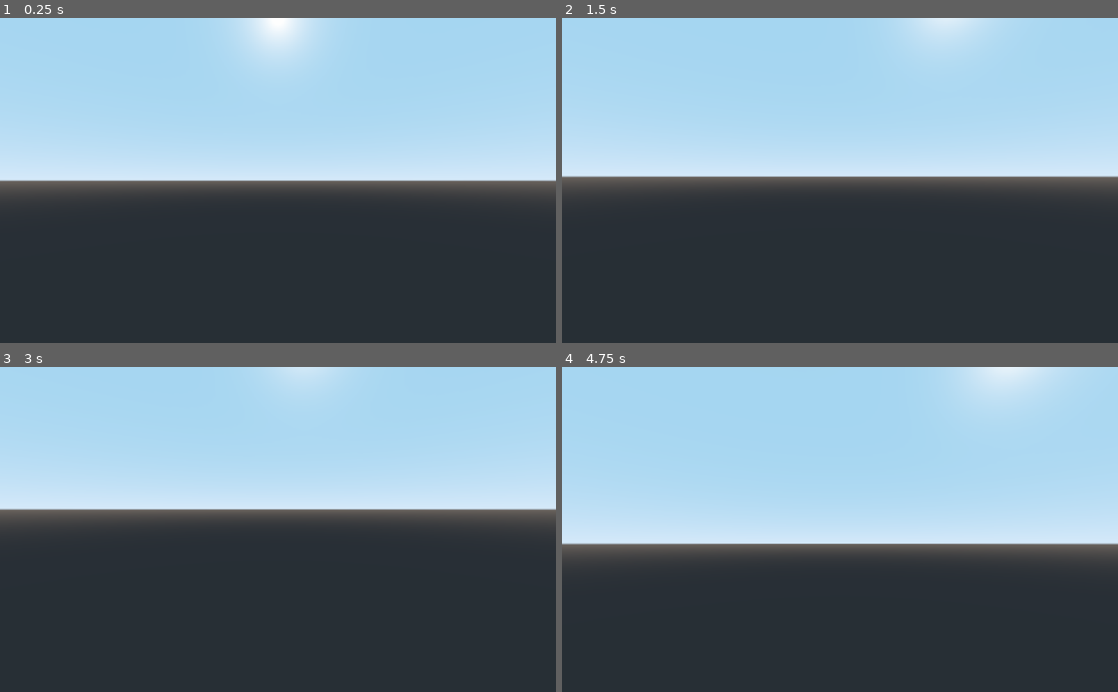
Above: before the commit, frames 1-4 (two rows, left to right).
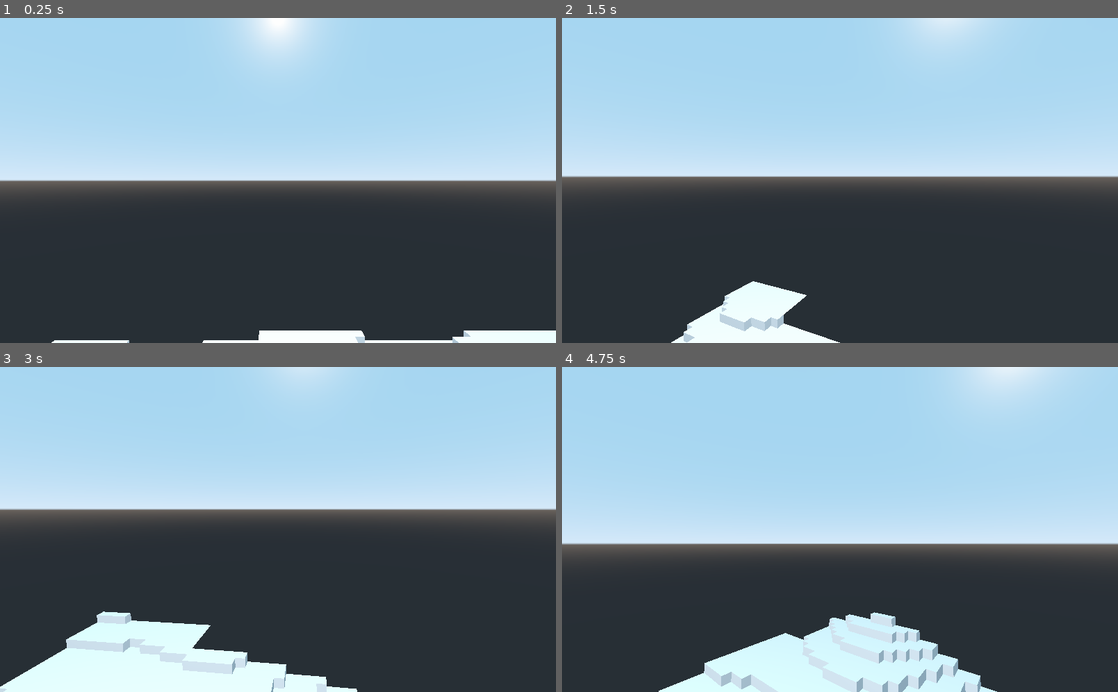
Above: after the commit, the same moments.

Repository: navett52/GodotProceduralCubeTerrain
Game: Godot game, scene res://ProceduralCubes.tscn
Same seed, same stepped clock (60 frames per second), same inputs: the game is played once before the commit and once after it.
Inputs (mouse positions are in pixels of both pictures, inside the frame that each line leads up to):
- Up to frame 1 (0.25 s): no input
- Up to frame 2 (1.5 s): tap Enter at 0.5 s; move the mouse to (867, 180) at 0.52 s; hold Up (ui_up) from 0.53 s (still down); click (867, 180) at 0.67 s; move the mouse to (812, 180) at 1.27 s
- Up to frame 3 (3 s): keep holding Up (ui_up); move the mouse to (289, 523) at 2.02 s; tap Space at 2.75 s; move the mouse to (272, 536) at 2.77 s; click (272, 536) at 2.92 s
- Up to frame 4 (4.75 s): keep holding Up (ui_up); move the mouse to (878, 532) at 3.52 s; move the mouse to (795, 526) at 4.27 s

The runs differ from the first frame. In frame 1, 1.7% of the frame differs, in the area x 9-100%, y 96-100%; in frame 2, 3.0%; in frame 3, 8.3%; in frame 4, 8.5%, in the area x 17-79%, y 75-100%.
Error before the commit: Parse Error: Variable "i" already defined in the scope (at line 57). (res://WorldGenerator.gd:98)

Commit message:
Working dynamic generation and chunk mesh generation.

Diff:
--- a/Chunk.gd
+++ b/Chunk.gd
@@ -26,6 +26,7 @@
 	var verts = []
 	var tris = []
 	var uvs = []
+	var normals = []
 
 	for x in range(1, chunkWidth + 1):
 		for z in range(1, chunkWidth + 1):
@@ -36,12 +37,11 @@
 
 					# Create the top face if there is air above the block.
 					if y < chunkHeight - 1 && blocks[_blocksKey(x, y + 1, z)] == WorldGenerationGlobals.BlockType.AIR:
-						var pos1 = blockPos + Vector3(0, 1, 0)
-						var pos2 = blockPos + Vector3(0, 1, 1)
-						var pos3 = blockPos + Vector3(1, 1, 1)
-						var pos4 = blockPos + Vector3(1, 1, 0)
+						var pos1 = blockPos + Vector3(1, 1, 0) # D
+						var pos2 = blockPos + Vector3(1, 1, 1) # C
+						var pos3 = blockPos + Vector3(0, 1, 1) # B
+						var pos4 = blockPos + Vector3(0, 1, 0) # A
 						addQuad(pos1, pos2, pos3, pos4)
-						numFaces += 1
 
 						for uv in WorldGenerationGlobals.blocks[blocks[_blocksKey(x, y, z)]].topPos.getUvs():
 							uvs.append(uv)
@@ -60,8 +60,20 @@
 
 					# Front of the cube
 					if blocks[_blocksKey(x, y, z - 1)] == WorldGenerationGlobals.BlockType.AIR:
-						var pos1 = blockPos + Vector3(0, 0, 0)
-						var pos2 = blockPos + Vector3(0, 1, 0)
+						var pos1 = blockPos + Vector3(1, 0, 0)
+						var pos2 = blockPos + Vector3(1, 1, 0)
+						var pos3 = blockPos + Vector3(0, 1, 0)
+						var pos4 = blockPos + Vector3(0, 0, 0)
+						addQuad(pos1, pos2, pos3, pos4)
+						numFaces += 1
+
+						for uv in WorldGenerationGlobals.blocks[blocks[_blocksKey(x, y, z)]].sidePos.getUvs():
+							uvs.append(uv)
+
+					# Right side of the cube
+					if blocks[_blocksKey(x + 1, y, z)] == WorldGenerationGlobals.BlockType.AIR:
+						var pos1 = blockPos + Vector3(1, 0, 1)
+						var pos2 = blockPos + Vector3(1, 1, 1)
 						var pos3 = blockPos + Vector3(1, 1, 0)
 						var pos4 = blockPos + Vector3(1, 0, 0)
 						addQuad(pos1, pos2, pos3, pos4)
@@ -70,24 +82,8 @@
 						for uv in WorldGenerationGlobals.blocks[blocks[_blocksKey(x, y, z)]].sidePos.getUvs():
 							uvs.append(uv)
 
-					# Right side of the cube
-					if blocks[_blocksKey(x + 1, y, z)] == WorldGenerationGlobals.BlockType.AIR:
-						var pos1 = blockPos + Vector3(1, 0, 0)
-						var pos2 = blockPos + Vector3(1, 1, 0)
-						var pos3 = blockPos + Vector3(1, 1, 1)
-						var pos4 = blockPos + Vector3(1, 0, 1)
-						addQuad(pos1, pos2, pos3, pos4)
-						numFaces += 1
-
-						for uv in WorldGenerationGlobals.blocks[blocks[_blocksKey(x, y, z)]].sidePos.getUvs():
-							uvs.append(uv)
-
-					# Back of the cube
+					# Back of the cube (working)
 					if blocks[_blocksKey(x, y, z + 1)] == WorldGenerationGlobals.BlockType.AIR:
-						# A needs to be 0, 0, 1
-						# B needs to be 0, 1, 1
-						# C needs to be 1, 1, 1
-						# D needs to be 1, 0, 1
 						var pos1 = blockPos + Vector3(0, 0, 1)
 						var pos2 = blockPos + Vector3(0, 1, 1)
 						var pos3 = blockPos + Vector3(1, 1, 1)
@@ -100,10 +96,10 @@
 
 					# Left side of the cube
 					if blocks[_blocksKey(x - 1, y, z)] == WorldGenerationGlobals.BlockType.AIR:
-						var pos1 = blockPos + Vector3(0, 0, 1)
-						var pos2 = blockPos + Vector3(0, 1, 1)
-						var pos3 = blockPos + Vector3(0, 1, 0)
-						var pos4 = blockPos + Vector3(0, 0, 0)
+						var pos1 = blockPos + Vector3(0, 0, 0)
+						var pos2 = blockPos + Vector3(0, 1, 0)
+						var pos3 = blockPos + Vector3(0, 1, 1)
+						var pos4 = blockPos + Vector3(0, 0, 1)
 						addQuad(pos1, pos2, pos3, pos4)
 						numFaces += 1
 
--- a/ProceduralCubes.tscn
+++ b/ProceduralCubes.tscn
@@ -9,13 +9,13 @@
 script = ExtResource( 1 )
 
 [node name="Camera" type="Camera" parent="."]
-transform = Transform( 1, 0, 0, 0, 1, 0, 0, 0, 1, 0, 7.25358, 0 )
+transform = Transform( 1, 0, 0, 0, 1, 0, 0, 0, 1, 0, 40.1802, 0 )
 script = ExtResource( 2 )
 max_speed = Vector3( 10, 10, 10 )
 
 [node name="OmniLight" type="OmniLight" parent="."]
-transform = Transform( 1, 0, 0, 0, 1, 0, 0, 0, 1, 0, 24.4935, 0 )
-omni_range = 68.0169
+transform = Transform( 1, 0, 0, 0, 1, 0, 0, 0, 1, 0, 68.2412, 0 )
+omni_range = 151.874
 
 [node name="Target" type="Spatial" parent="."]
 
--- a/WorldGenerator.gd
+++ b/WorldGenerator.gd
@@ -4,7 +4,7 @@
 var ChunkClass = load("res://Chunk.gd")
 var terrainChunk # mayhaps this should really be the MeshInstance object. We'll see.
 var thread
-var lock = Mutex.new()
+var sem = Semaphore.new()
 signal finished
 
 # Get the player; In this case a camera node
@@ -31,22 +31,16 @@
 	world = get_node(".")
 	player = get_node("Camera")
 	noise.seed = genSeed
-	thread = Thread.new()
-	self.connect("finished", self, "wait")
 	loadChunks(true)
 
 func _process(delta):
 	loadChunks()
 
-func wait():
-	print("Waiting for thread.")
-	thread.wait_to_finish()
-
 var currentChunk = Vector2(-1 ,-1)
 func loadChunks(immediate = false):
 	# Get the chunk the player is currently in
-	var currentChunkPosX = floor(player.global_transform.origin.x)
-	var currentChunkPosZ = floor(player.global_transform.origin.z)
+	var currentChunkPosX = floor(player.global_transform.origin.x / WorldGenerationGlobals.CHUNK_WIDTH) * WorldGenerationGlobals.CHUNK_WIDTH
+	var currentChunkPosZ = floor(player.global_transform.origin.z / WorldGenerationGlobals.CHUNK_WIDTH) * WorldGenerationGlobals.CHUNK_WIDTH
 
 	# Player entered a new chunk
 	# I'm using y here instead of z since I'm using a Vector2 instead of making my own class for chunk position
@@ -64,6 +58,7 @@
 				var cp = Vector2(i, j)
 
 				if !(chunks.has(cp)) && !(chunksToGen.has(cp)):
+					print(str(i) + ", " + str(j))
 					if immediate:
 						buildChunk(i, j)
 					else:
@@ -89,37 +84,29 @@
 			pooledChunks.append(chunks[chunkPos])
 			chunks.erase(chunkPos)
 
-#		var tempChunksToGen = chunksToGen.duplicate(true)
-#		thread.start(self, "delayBuildChunks", tempChunksToGen)
-
-		# Trying to handle logic here so no thread has to handle more than a certain number of chunks
-		if (chunksToGen.size() > 20):
-			var tempChunksToGen = []
-			for i in range(0, chunksToGen.size() - 1):
-				tempChunksToGen.append(chunksToGen.pop_front())
-				if tempChunksToGen.size() == 10:
-					thread.start(self, "delayBuildChunks", tempChunksToGen)
-					tempChunksToGen.clear()
-			chunksToGen.clear()
+		call_deferred("delayBuildChunks")
+#		yield(self, "finished")
 
 func buildChunk(posX, posZ):
-	print(str(posX) + "," + str(posZ))
 	var chunk = ChunkClass.new()
-
-	if pooledChunks.size() > 0:
-		chunk = pooledChunks[0]
-		world.add_child(chunk)
-		pooledChunks.erase(chunk)
-		chunk.global_transform.origin = Vector3(posX, 0, posZ)
-	else:
-		world.add_child(chunk)
-		chunk.global_transform.origin = Vector3(posX, 0, posZ)
 
 	# I believe this is looping through the chunk
 	for x in range(WorldGenerationGlobals.CHUNK_WIDTH + 2):
 		for z in range(WorldGenerationGlobals.CHUNK_WIDTH + 2):
 			for y in range(WorldGenerationGlobals.CHUNK_HEIGHT):
 				chunk.blocks[chunk._blocksKey(x, y, z)] = getBlockType(posX + x - 1, y, posZ + z - 1)
+
+	world.add_child(chunk)
+	chunk.global_transform.origin = Vector3(posX, 0, posZ)
+
+#	if pooledChunks.size() > 0:
+#		chunk = pooledChunks[0]
+#		world.add_child(chunk)
+#		pooledChunks.erase(chunk)
+#		chunk.global_transform.origin = Vector3(posX, 0, posZ)
+#	else:
+#		world.add_child(chunk)
+#		chunk.global_transform.origin = Vector3(posX, 0, posZ)
 
 	# TODO: Generate trees eventually
 
@@ -143,13 +130,10 @@
 
 	return block
 
-func delayBuildChunks(chunks):
-	print("Running delayBuildChunks with " + str(chunks.size()) + " chunks.")
-	if chunks.size() > 0:
-		print(chunks[0])
-	print(typeof(chunks))
-	while chunks.size() > 0:
-		buildChunk(chunks[0].x, chunks[0].y)
-		chunks.remove(0)
-	print("Outside of loop")
-	emit_signal("finished")
+func delayBuildChunks():
+	while chunksToGen.size() > 0:
+		buildChunk(chunksToGen[0].x, chunksToGen[0].y)
+		chunksToGen.remove(0)
+
+		yield(get_tree().create_timer(.1), "timeout")
+#		emit_signal("finished")
